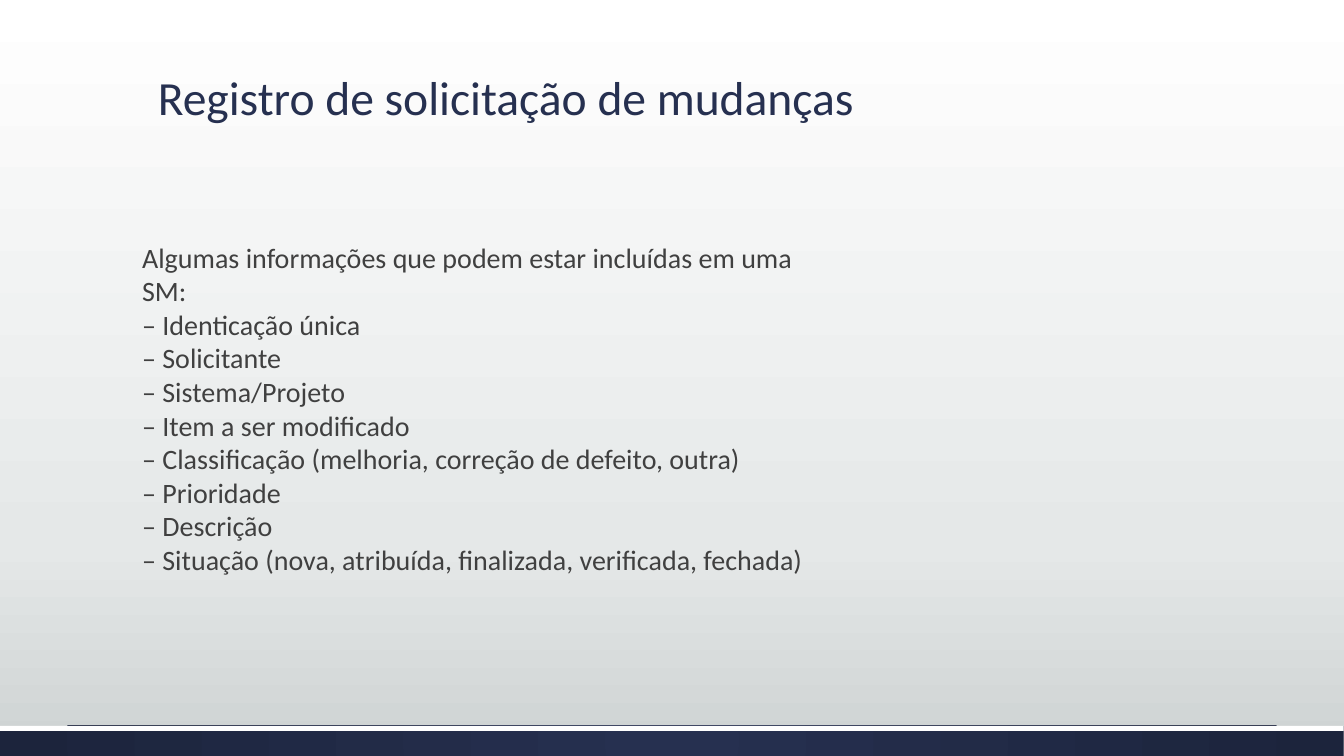
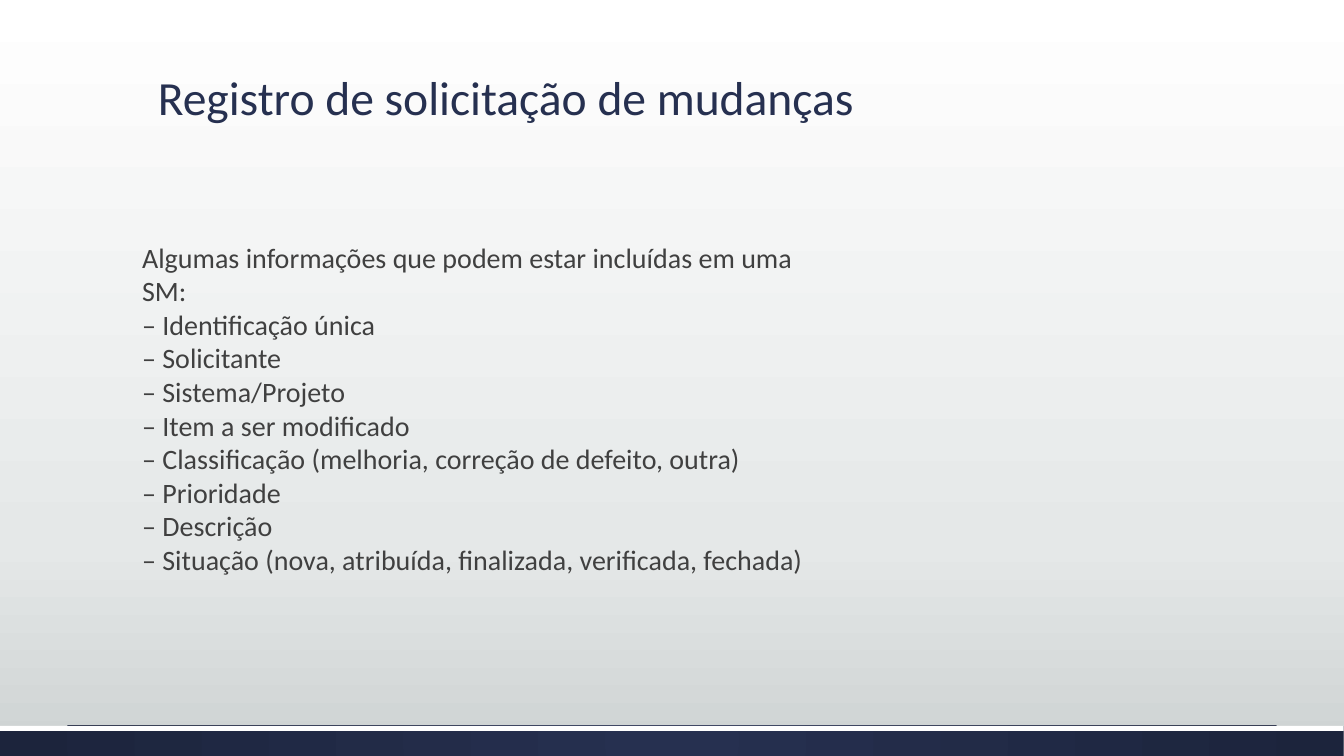
Before and after one commit to josimarpe/SIB, a slide deck: slide 19 of Requisitos/Plano de Projeto 1.pptx. Drawn at 1344x756 pixels with LibreOffice and Linux fonts; fonts in the diff are those of the drawing. Boxes give left, top, right and bottom in pixels: in the first picture for what was removed or moved away, otherwise in the second. Text is boxed around its words. In the diff, an @@ line names an element or a change of style, - is before the commit and + after.

```diff
--- a/Requisitos/Plano de Projeto 1.pptx
+++ b/Requisitos/Plano de Projeto 1.pptx
@@ text at (162,315,375,340): text changed @@
-– Identicação única
+– Identificação única
```
Also in this commit, not shown: 5 other slides changed, 1 slide removed.
